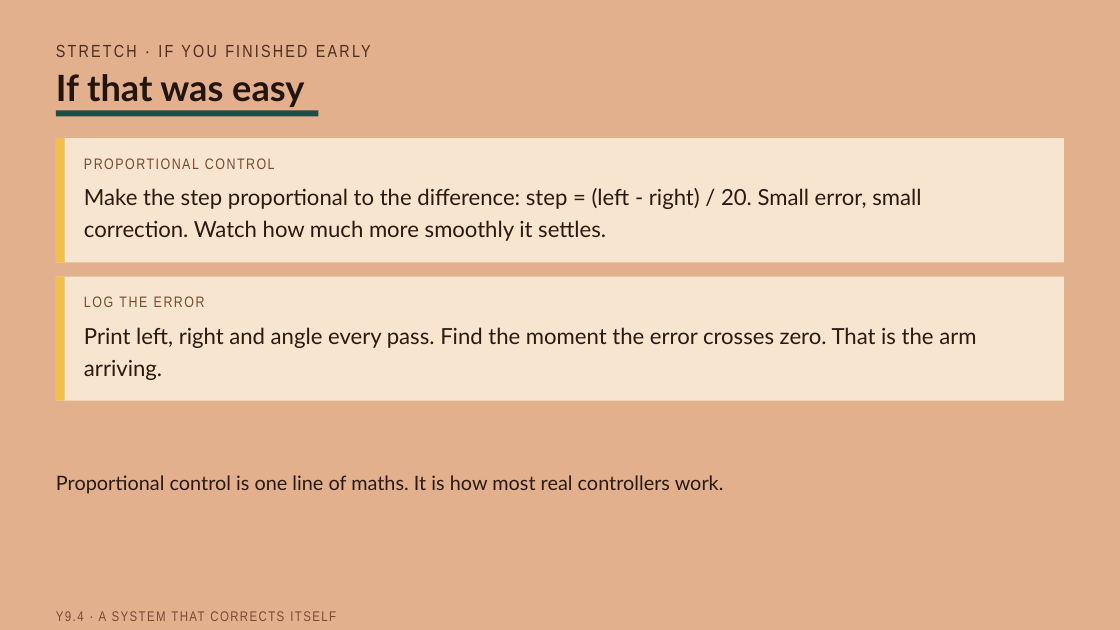
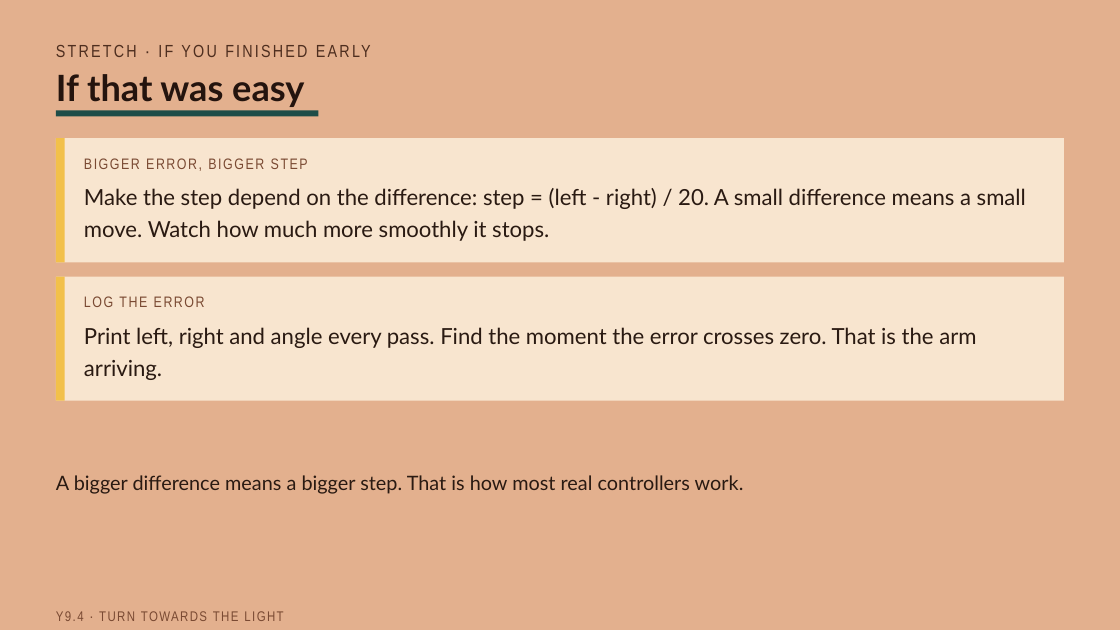
Before and after one commit to beatsaway/luacslides, a slide deck: slide 11 of v2027/Y9-4-A-system-that-corrects-itself.pptx. Drawn at 1120x630 pixels with LibreOffice and Linux fonts; fonts in the diff are those of the drawing. Boxes give left, top, right and bottom in pixels: in the first picture for what was removed or moved away, otherwise in the second. Text is boxed around its words. In the diff, an @@ line names an element or a change of style, - is before the commit and + after.

```diff
--- a/v2027/Y9-4-A-system-that-corrects-itself.pptx
+++ b/v2027/Y9-4-A-system-that-corrects-itself.pptx
@@ text at [84,158,308,171]: text changed @@
-PROPORTIONAL CONTROL
+BIGGER ERROR, BIGGER STEP
@@ text at [84,188,1026,241]: text changed @@
-Make the step proportional to the difference: step = (left - right) / 20. Small error, small correction. Watch how much more smoothly it settles.
+Make the step depend on the difference: step = (left - right) / 20. A small difference means a small move. Watch how much more smoothly it stops.
@@ text at [56,475,744,494]: text changed @@
-Proportional control is one line of maths. It is how most real controllers work.
+A bigger difference means a bigger step. That is how most real controllers work.
@@ text at [56,611,283,621]: text changed @@
-Y9.4 · A SYSTEM THAT CORRECTS ITSELF
+Y9.4 · TURN TOWARDS THE LIGHT
```
Also in this commit, not shown: 11 other slides changed, 34 other files.
